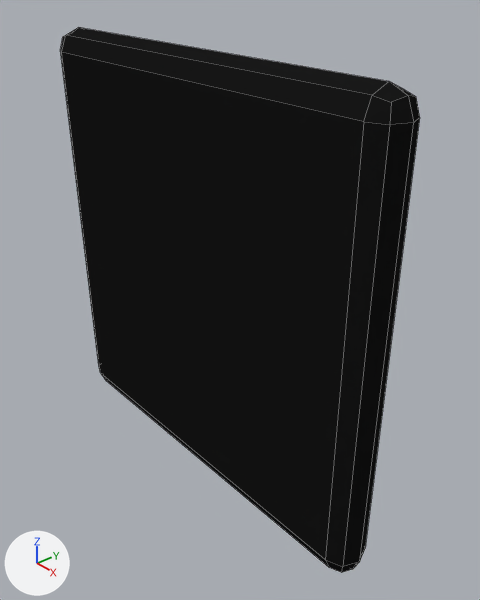
A saved change to the Blender file Project Gamma/Assets/Models/Moving Platform.blend.
Both versions are drawn from a 50 mm camera at (5.29, -4.07, 3.39) aimed at (0.33, 0.25, -0.15). Lighting does not change. The marker at lower left points along +X, +Y and +Z. Mesh edges are drawn as thin lines.

Script lines for the objects in view, before the commit:
```python
me_cube = bpy.data.meshes.new('Cube')
me_cube.from_pydata(...)  # 44 vertices, 42 faces; spans x -2.5..2.5, y -0.25..0.25, z -2.5..2.5
me_cube.materials.append(mat_moving_platform)  # black #191919
ob_moving_platform = bpy.data.objects.new('Moving Platform', me_cube)
ob_moving_platform.location = (0.0, 0.0, 0.0)
```
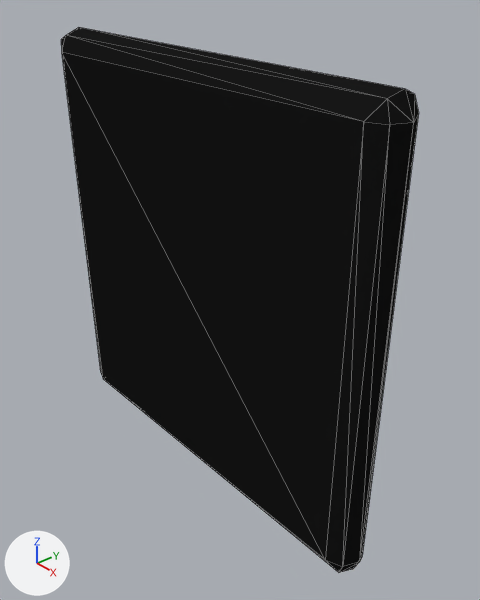
What differs and where, as boxes (x1, y1, x2, y2) in the pictures (480 x 600 px):
'Moving Platform', modifiers changed
    before: (60, 27, 420, 572)
    after: (61, 27, 419, 573)

What the commit changed:
Object 'Moving Platform' (ob_moving_platform) gains a DECIMATE modifier named 'Decimate'.
Modifier setting: ratio = 0.7.
Modifier setting: use_collapse_triangulate = True.
